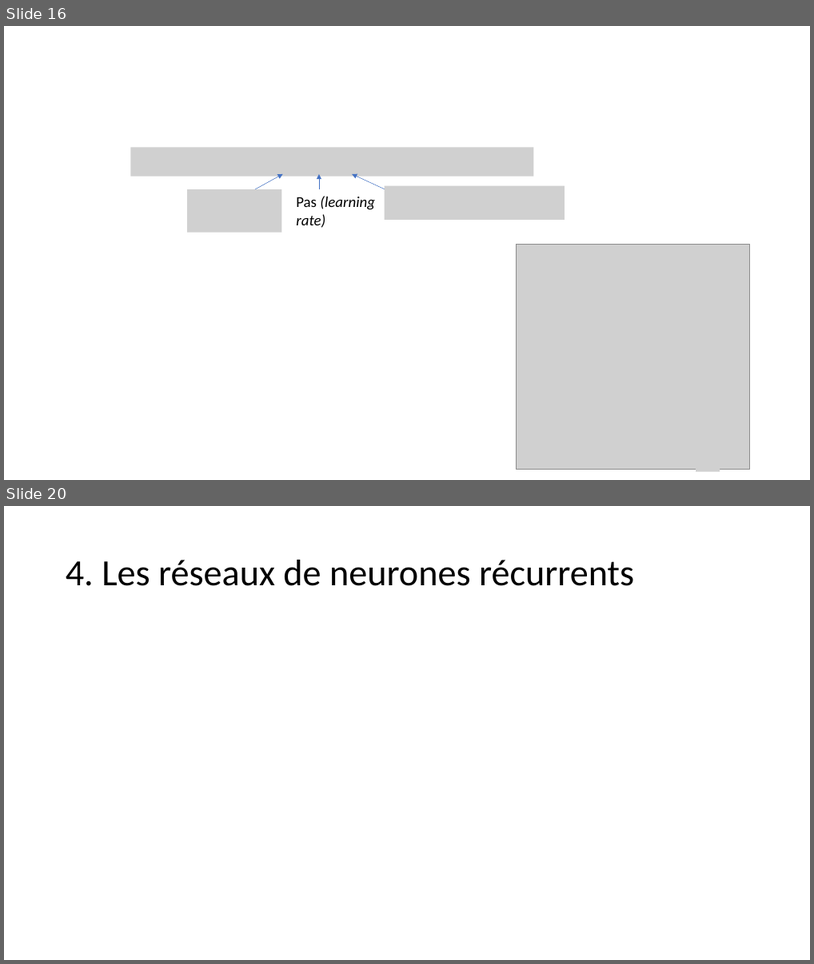
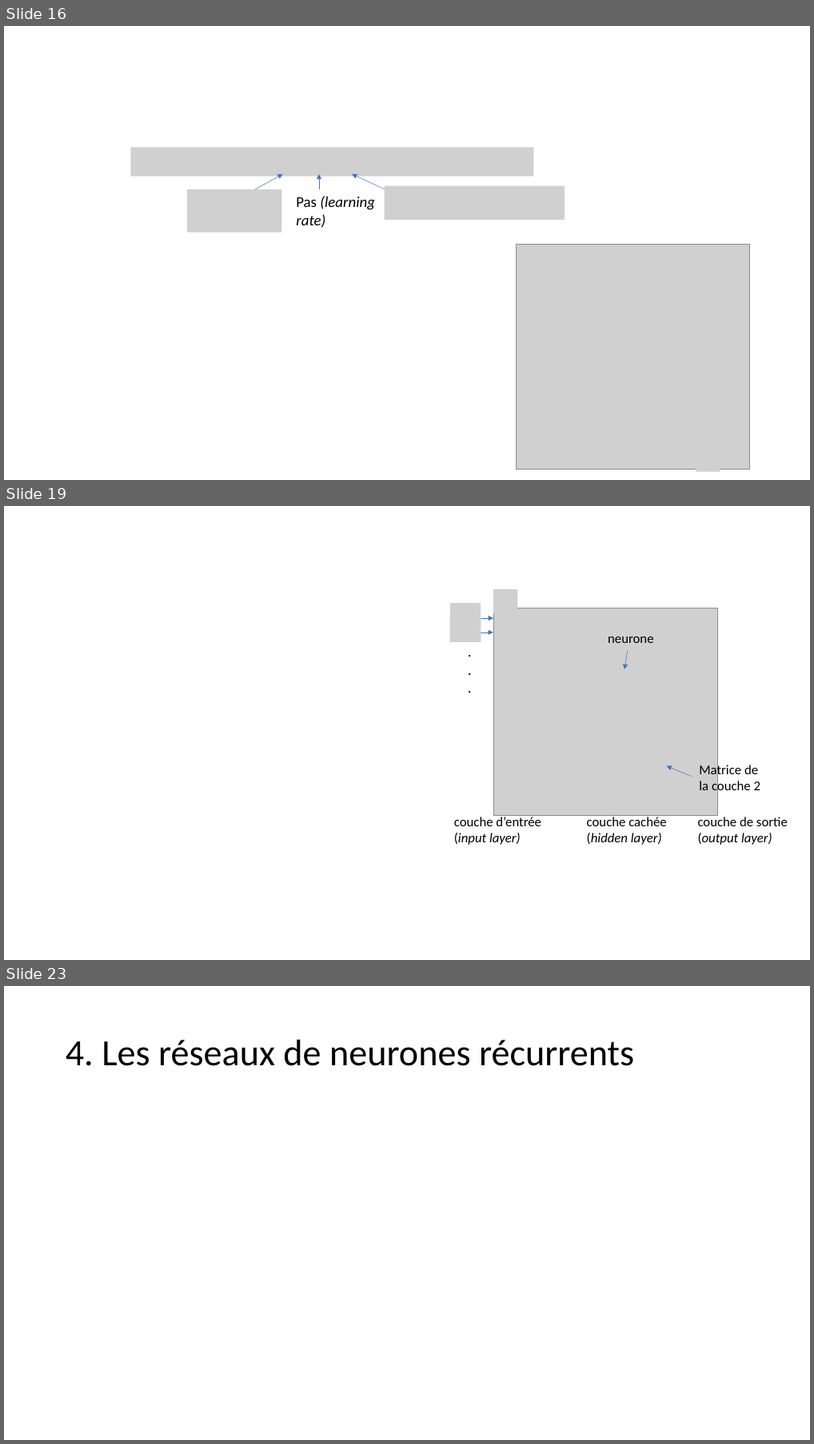
Before and after one commit to jolindien-git/jolindien-git.github.io, a slide deck: Intelligence Artificielle et Analyse de donnees.pptx. Shown one above the other, each under a label of ours: slides 16 and 20 before the commit, slides 16, 19 and 23 after it; the slides between them are not shown. The pictures are 814x964 and 814x1444 pixels, drawn with LibreOffice and Linux fonts; fonts in the diff are those of the drawing; grey boxes stand for pictures. Boxes give left, top, right and bottom in pixels: in the first picture for what was removed or moved away, otherwise in the second. Text is boxed around its words. In the diff, an @@ line names an element or a change of style, - is before the commit and + after.

```diff
--- a/Intelligence Artificielle et Analyse de donnees.pptx
+++ b/Intelligence Artificielle et Analyse de donnees.pptx
@@ slide 19 added at (4, 506, 810, 960), background #FFFFFF @@
@@ group added at (450, 589, 788, 844): 6 texts, 5 pictures, 4 arrows @@
+.
+.
+.
+couche d’entrée
+(input layer)
+couche cachée
+(hidden layer)
+couche de sortie
+(output layer)
+neurone
+Matrice de
+la couche 2
@@ what was slide 20 is now slide 23 @@
```
Also in this commit, not shown: 3 slides changed, 2 other slides added, 3 other files.
